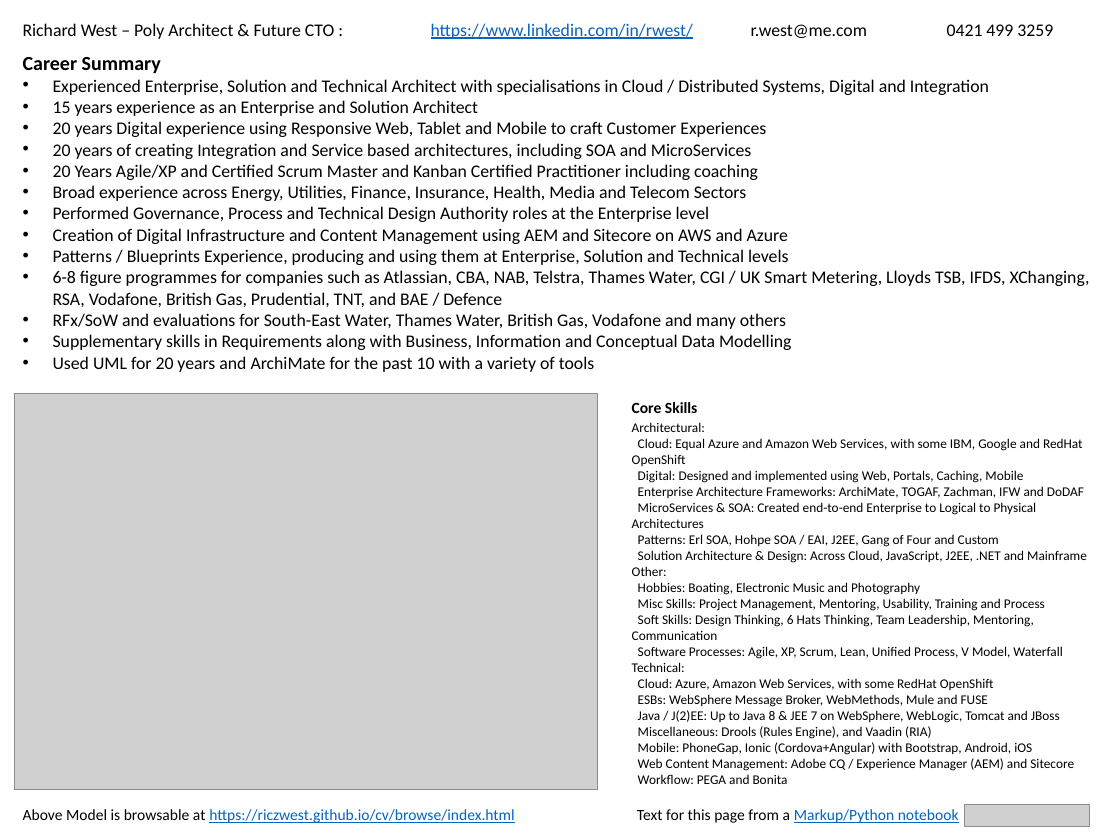
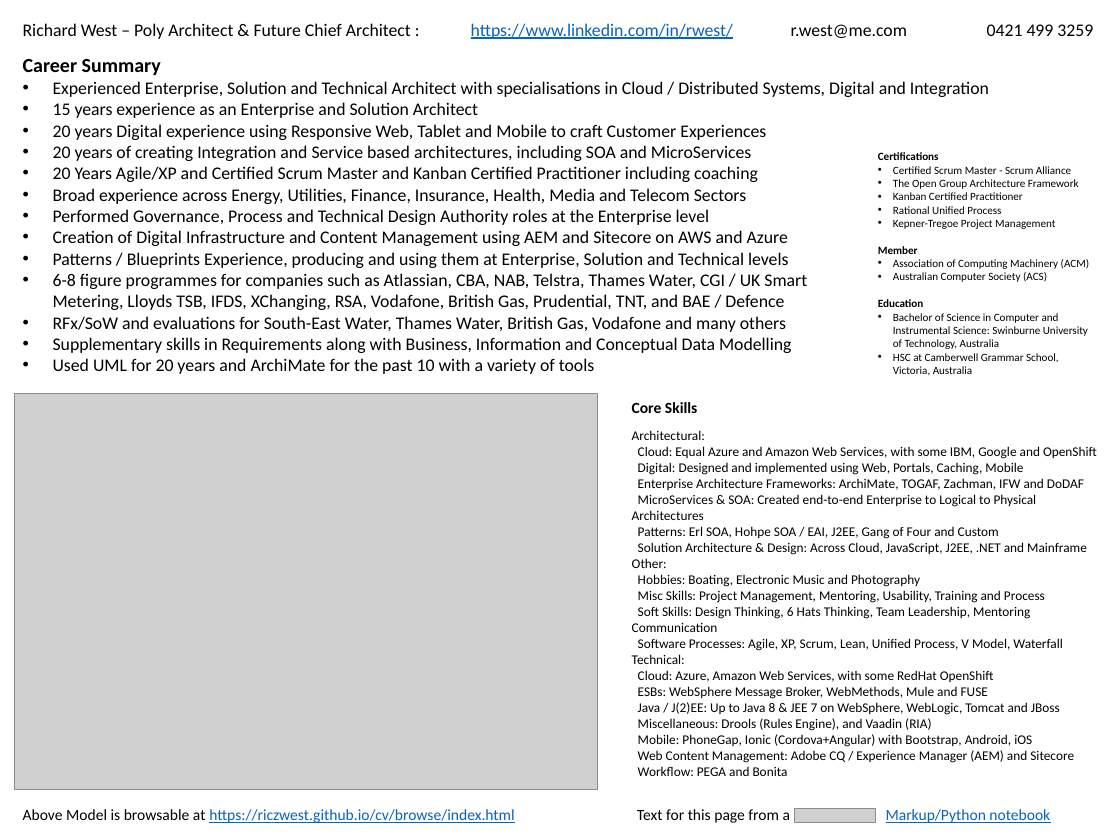
Before and after one commit to RiczWest/cv, a slide deck: slide 1 of cv2023.pptx. Drawn at 1120x840 pixels with LibreOffice and Linux fonts; fonts in the diff are those of the drawing; grey boxes stand for pictures; background and template pictures are left out. Boxes give left, top, right and bottom in pixels: in the first picture for what was removed or moved away, otherwise in the second. Text is boxed around its words. In the diff, an @@ line names an element or a change of style, - is before the commit and + after.

```diff
--- a/cv2023.pptx
+++ b/cv2023.pptx
@@ text at box(23, 23, 1093, 39): text changed @@
-Richard West – Poly Architect & Future CTO : https://www.linkedin.com/in/rwest/ r.west@me.com 0421 499 3259
+Richard West – Poly Architect & Future Chief Architect : https://www.linkedin.com/in/rwest/ r.west@me.com 0421 499 3259
@@ text "Career Summary" rewrapped from box(23, 57, 1090, 372) to box(23, 59, 989, 374) @@
@@ text added at box(878, 152, 1089, 375), 10 pt, text #000000 @@
+Certifications
+• Certified Scrum Master - Scrum Alliance
+• The Open Group Architecture Framework
+• Kanban Certified Practitioner
+• Rational Unified Process
+• Kepner-Tregoe Project Management
+Member
+• Association of Computing Machinery (ACM)
+• Australian Computer Society (ACS)
+Education
+• Bachelor of Science in Computer and Instrumental Science: Swinburne University of Technology, Australia
+• HSC at Camberwell Grammar School, Victoria, Australia
@@ text "Architectural:": place and size @@
-text "Architectural:" at box(632, 422, 1087, 784)
+text "Architectural:" at box(632, 430, 1097, 776)
@@ text at box(638, 446, 1097, 459): text changed @@
-Cloud: Equal Azure and Amazon Web Services, with some IBM, Google and RedHat OpenShift
+Cloud: Equal Azure and Amazon Web Services, with some IBM, Google and OpenShift
@@ text at box(632, 606, 1030, 632): text changed @@
-Soft Skills: Design Thinking, 6 Hats Thinking, Team Leadership, Mentoring, Communication
+Soft Skills: Design Thinking, 6 Hats Thinking, Team Leadership, Mentoring Communication
@@ text "Text for this page from ..." rewrapped from box(637, 809, 959, 823) to box(637, 809, 1050, 823) @@
@@ picture: place and size @@
-picture at box(964, 804, 1089, 826)
+picture at box(794, 809, 875, 823)
```
Also in this commit, not shown: 1 other slide changed, 1 other file.
